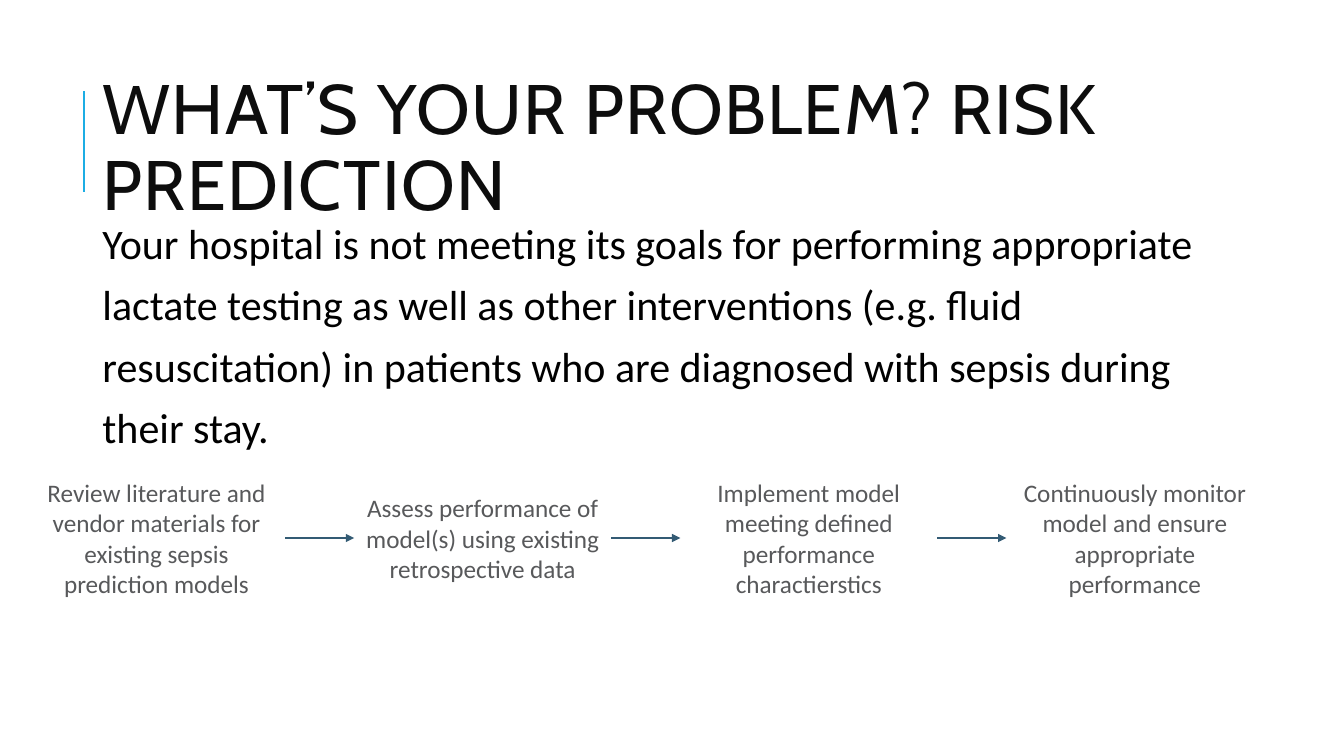
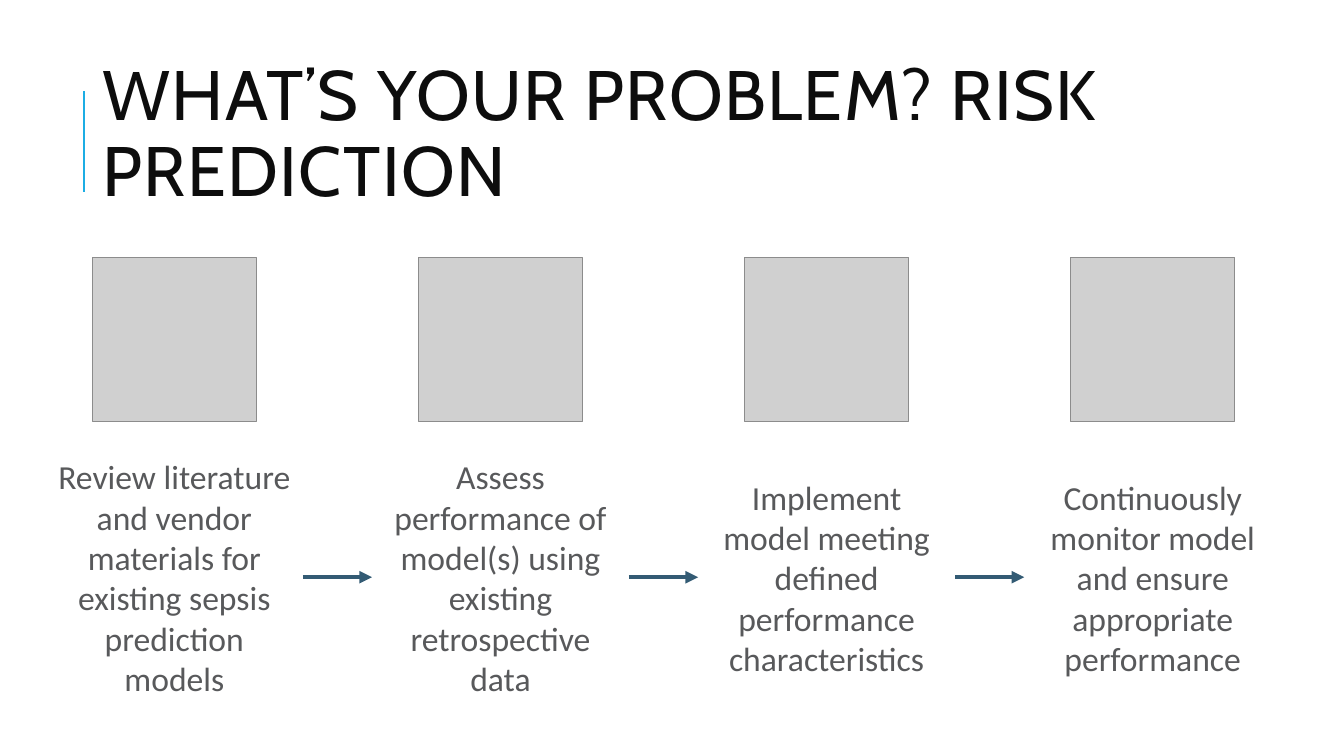
Before and after one commit to pcmathias/MSACL-data-literacy, a slide deck: slide 71 of presentations/DS 100 - Data Literacy and Management Basics.pptx (slide 63 before the commit). Drawn at 1344x756 pixels with LibreOffice and Linux fonts; fonts in the diff are those of the drawing; grey boxes stand for pictures; background and template pictures are left out. Boxes give left, top, right and bottom in pixels: in the first picture for what was removed or moved away, otherwise in the second. Text is boxed around its words. In the diff, an @@ line names an element or a change of style, - is before the commit and + after.

```diff
--- a/presentations/DS 100 - Data Literacy and Management Basics.pptx
+++ b/presentations/DS 100 - Data Literacy and Management Basics.pptx
@@ title "WHAT’S YOUR PROBLEM? RISK PREDICTION": place and size @@
-title "WHAT’S YOUR PROBLEM? RISK PREDICTION" at bbox=[102, 81, 1096, 211]
+title "WHAT’S YOUR PROBLEM? RISK PREDICTION" at bbox=[102, 67, 1096, 197]
@@ text removed at bbox=[102, 230, 1192, 450] @@
-Your hospital is not meeting its goals for performing appropriate lactate testing as well as other interventions (e.g. fluid resuscitation) in patients who are diagnosed with sepsis during their stay.
@@ picture added at bbox=[93, 257, 257, 421] @@
@@ picture added at bbox=[418, 257, 583, 421] @@
@@ picture added at bbox=[745, 257, 909, 421] @@
@@ picture added at bbox=[1071, 257, 1235, 421] @@
@@ text "Review literature and vendor materials ...": place and size @@
-text "Review literature and vendor materials ..." at bbox=[47, 484, 266, 597]
+text "Review literature and vendor materials ..." at bbox=[58, 465, 291, 691]
@@ text at bbox=[723, 486, 930, 671]: text changed; size 18 to 24 pt @@
-Implement model meeting defined performance charactierstics
+Implement model meeting defined performance characteristics
@@ size 18 to 24 pt in 3 elements at bbox=[58, 465, 291, 691], bbox=[394, 467, 606, 691], bbox=[1050, 486, 1255, 677] @@
@@ arrow moved from (285, 538) - (354, 538) to (302, 578) - (372, 578) @@
@@ arrow (302, 578) - (372, 578): stroke #335B74 0.75 pt to #335B74 3 pt @@
@@ 2 texts, 2 arrows: place and size @@
-2 texts, 2 arrows at bbox=[366, 484, 1246, 597]
+2 texts, 2 arrows at bbox=[394, 467, 1255, 691]
@@ arrow (629, 578) - (699, 578): stroke #335B74 0.75 pt to #335B74 3 pt @@
@@ arrow (956, 578) - (1024, 578): stroke #335B74 0.75 pt to #335B74 3 pt @@
```
Also in this commit, not shown: 13 other slides changed, 10 slides added.
